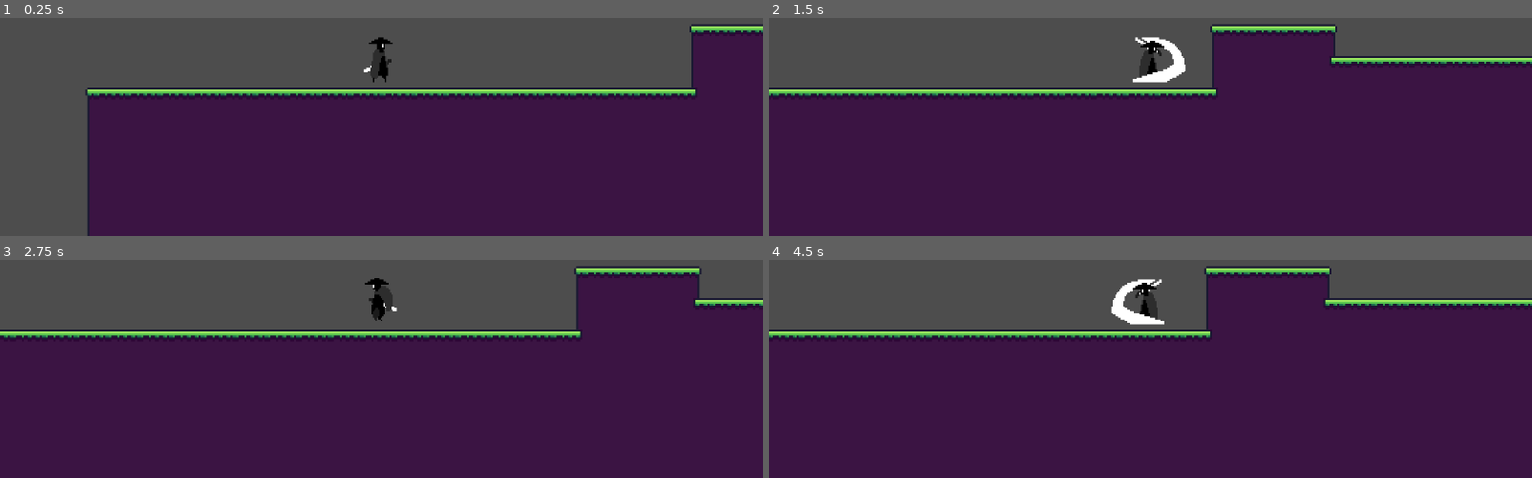
Above: before the commit, frames 1-4 (two rows, left to right).
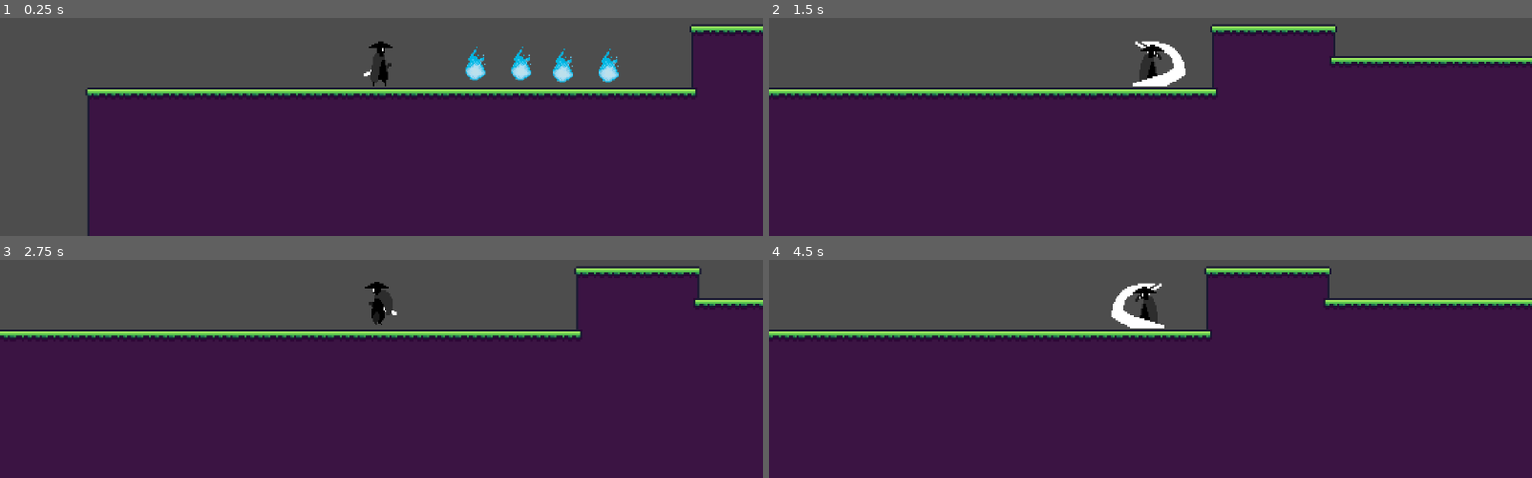
Above: after the commit, the same moments.

Repository: FilusXD/godot-game
Game: Godot game, scene res://Areas/area_2.tscn
Same seed, same stepped clock (60 frames per second), same inputs: the game is played once before the commit and once after it. This scene is started directly instead of the project's main scene. The engine's default icon, where the game draws it, is replaced by a stand-in: a white triangle on a blue panel in a dark square.
Inputs:
- Up to frame 1 (0.25 s): no input
- Up to frame 2 (1.5 s): tap Enter (ui_accept) at 0.5, 0.77 s; hold D (right) from 0.53 s (still down); tap F (strike) at 0.6, 1.35 s
- Up to frame 3 (2.75 s): tap Enter (ui_accept) at 1.52 s; release D (right) at 2.03 s; hold A (left) from 2.03 s (still down); tap F (strike) at 2.1 s
- Up to frame 4 (4.5 s): release A (left) at 2.78 s; hold D (right) 2.78-4.28 s; tap F (strike) at 2.85, 3.6, 4.35 s; tap Enter (ui_accept) at 3.02, 3.77 s; hold A (left) from 4.28 s (still down)

The runs differ from the first frame. In frame 1, 1.2% of the frame differs, in the area x 47-82%, y 8-32%; in frame 2, 0.6%; in frame 3, 0.3%; in frame 4, 0.6%.

Commit message:
collectibles added

Diff:
--- a/Area-mechanics/area_exit.tscn
+++ b/Area-mechanics/area_exit.tscn
@@ -6,14 +6,16 @@
 [sub_resource type="CircleShape2D" id="CircleShape2D_ef74x"]
 radius = 18.110771
 
-[node name="AreaExit" type="Area2D"]
+[node name="AreaExit" type="Area2D" node_paths=PackedStringArray("sprite") groups=["area_exits"]]
 script = ExtResource("1_ef74x")
+sprite = NodePath("Sprite2D")
 
-[node name="Sprite2D" type="Sprite2D" parent="."]
+[node name="Sprite2D" type="Sprite2D" parent="." groups=["area_exits"]]
 z_index = -10
-position = Vector2(-18, 0)
 scale = Vector2(1.6704546, 1.7272727)
 texture = ExtResource("1_7r1ky")
+region_enabled = true
+region_rect = Rect2(22, 0, 22, 22)
 
 [node name="CollisionShape2D" type="CollisionShape2D" parent="."]
 shape = SubResource("CircleShape2D_ef74x")
--- a/Area-mechanics/area_template.tscn
+++ b/Area-mechanics/area_template.tscn
@@ -6,6 +6,7 @@
 [ext_resource type="PackedScene" uid="uid://bmsyri6xrs61j" path="res://Area-mechanics/area_exit.tscn" id="4_40cx0"]
 [ext_resource type="PackedScene" uid="uid://b3ndiaefoiqga" path="res://player.tscn" id="4_j4wur"]
 [ext_resource type="Script" uid="uid://duldjod8pwjgm" path="res://Scripts/player.gd" id="5_rfufl"]
+[ext_resource type="PackedScene" uid="uid://dq7jgn7c5cc28" path="res://blue_fire.tscn" id="7_cpu4u"]
 
 [sub_resource type="TileSetAtlasSource" id="TileSetAtlasSource_na0ha"]
 texture = ExtResource("1_a0ss0")
@@ -423,3 +424,17 @@
 position = Vector2(47.5, 88.5)
 scale = Vector2(0.5, 0.5)
 zoom = Vector2(3, 3)
+
+[node name="BlueFire" type="Node2D" parent="."]
+
+[node name="BlueFire" parent="BlueFire" instance=ExtResource("7_cpu4u")]
+position = Vector2(196, 308)
+
+[node name="BlueFire2" parent="BlueFire" instance=ExtResource("7_cpu4u")]
+position = Vector2(219, 308)
+
+[node name="BlueFire3" parent="BlueFire" instance=ExtResource("7_cpu4u")]
+position = Vector2(263, 309)
+
+[node name="BlueFire4" parent="BlueFire" instance=ExtResource("7_cpu4u")]
+position = Vector2(240, 309)
--- a/Areas/area_1.tscn
+++ b/Areas/area_1.tscn
@@ -7,6 +7,7 @@
 [ext_resource type="PackedScene" uid="uid://by1n5d2vdij7" path="res://moving_platform_large.tscn" id="4_dfmo5"]
 [ext_resource type="PackedScene" uid="uid://b3ndiaefoiqga" path="res://player.tscn" id="5_7qacl"]
 [ext_resource type="Script" uid="uid://duldjod8pwjgm" path="res://Scripts/player.gd" id="6_gjxye"]
+[ext_resource type="PackedScene" uid="uid://dq7jgn7c5cc28" path="res://blue_fire.tscn" id="8_kpacr"]
 
 [sub_resource type="TileSetAtlasSource" id="TileSetAtlasSource_na0ha"]
 texture = ExtResource("1_keoi2")
@@ -440,3 +441,17 @@
 position = Vector2(47.5, 88.5)
 scale = Vector2(0.5, 0.5)
 zoom = Vector2(3, 3)
+
+[node name="BlueFire" type="Node2D" parent="."]
+
+[node name="BlueFire" parent="BlueFire" instance=ExtResource("8_kpacr")]
+position = Vector2(471, 162)
+
+[node name="BlueFire2" parent="BlueFire" instance=ExtResource("8_kpacr")]
+position = Vector2(979, 167)
+
+[node name="BlueFire3" parent="BlueFire" instance=ExtResource("8_kpacr")]
+position = Vector2(928, 232)
+
+[node name="BlueFire4" parent="BlueFire" instance=ExtResource("8_kpacr")]
+position = Vector2(474, 407)
--- a/Scripts/area_exit.gd
+++ b/Scripts/area_exit.gd
@@ -1,8 +1,23 @@
 extends Area2D
+class_name AreaExit
 
+@export var sprite : Sprite2D
+
+var is_open = false
+
+func _ready():
+	close()
+
+func open():
+	is_open = true
+	sprite.region_rect.position.x = 22
+
+func close():
+	is_open = false
+	sprite.region_rect.position.x = 0
 
 
 
 func _on_body_entered(body):
-	if body is PlayerController:
+	if is_open && body is PlayerController:
 		GameManager.next_level()
--- /dev/null
+++ b/Scripts/blue_fire.gd
@@ -0,0 +1,7 @@
+extends Area2D
+
+
+func _on_body_entered(body: Node2D) -> void:
+	if body is PlayerController:
+		GameManager.add_fire()
+		queue_free()
--- a/Scripts/game_manager.gd
+++ b/Scripts/game_manager.gd
@@ -2,9 +2,28 @@
 
 var current_area = 1
 var area_path = "res://Areas/"
+
+var blue_fire = 0
+
+func _ready():
+	reset_fire()
 
 func next_level():
 	current_area += 1
 	var full_path = area_path + "area_" + str(current_area) + ".tscn"
 	get_tree().change_scene_to_file(full_path)
 	print("Player has moved to area " + str(current_area))
+	set_up_area()
+
+func set_up_area():
+	reset_fire()
+
+func add_fire():
+	blue_fire += 1
+	if blue_fire >= 4:
+		var portal = get_tree().get_first_node_in_group("area_exits") as AreaExit
+		portal.open()
+
+
+func reset_fire():
+	blue_fire = 0
--- /dev/null
+++ b/blue_fire.tscn
@@ -0,0 +1,21 @@
+[gd_scene load_steps=4 format=3 uid="uid://dq7jgn7c5cc28"]
+
+[ext_resource type="Texture2D" uid="uid://cfps2lpe0m3eu" path="res://sprites/blue-fire.png" id="1_m0rdu"]
+[ext_resource type="Script" uid="uid://7cfy4dmuo6hr" path="res://Scripts/blue_fire.gd" id="1_toybv"]
+
+[sub_resource type="RectangleShape2D" id="RectangleShape2D_qrdx0"]
+size = Vector2(13, 17)
+
+[node name="BlueFire" type="Area2D"]
+script = ExtResource("1_toybv")
+
+[node name="Sprite2D" type="Sprite2D" parent="."]
+position = Vector2(0.31249842, -0.12500039)
+scale = Vector2(0.058750007, 0.051499996)
+texture = ExtResource("1_m0rdu")
+
+[node name="CollisionShape2D" type="CollisionShape2D" parent="."]
+position = Vector2(0.5, 0.5)
+shape = SubResource("RectangleShape2D_qrdx0")
+
+[connection signal="body_entered" from="." to="." method="_on_body_entered"]
--- a/player.tscn
+++ b/player.tscn
@@ -169,7 +169,7 @@
 shape = SubResource("CapsuleShape2D_u4tm5")
 
 [node name="PlayerAnimation" type="AnimatedSprite2D" parent="."]
-position = Vector2(47, 97.00001)
+position = Vector2(47, 98.00001)
 scale = Vector2(0.3344726, 0.42089844)
 sprite_frames = SubResource("SpriteFrames_x3vy7")
 animation = &"idle"
Not shown: 1 places in Area-mechanics/area_template.tscn that only renumber resources
Not shown: 1 places in Areas/area_1.tscn that only renumber resources
Not shown, added: Scripts/blue_fire.gd.uid
Binary file added: sprites/blue-fire.png
